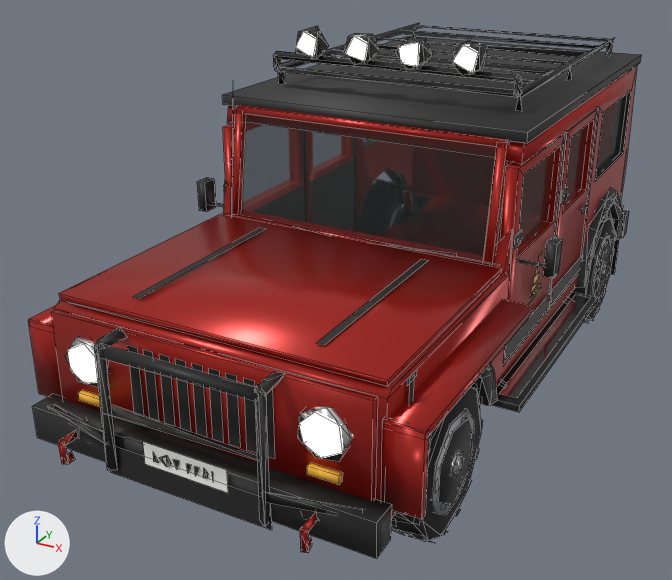
What one commit did to the FBX model Art_Source/Jeep/Car_Model_LOD2.fbx.
Before and after are seen from a 50 mm lens placed at (2.26, -4.98, 2.98), pointed at (-0.28, -0.36, 0.67). Every picture has the same lights, and +X, +Y and +Z are marked at lower left. The picture after the commit comes second. Mesh edges are drawn as thin lines. Where no turn or scale is listed for an object, it has been applied to the vertices.

Names of what the first picture shows: 'SM_Jeep_LOD2'.
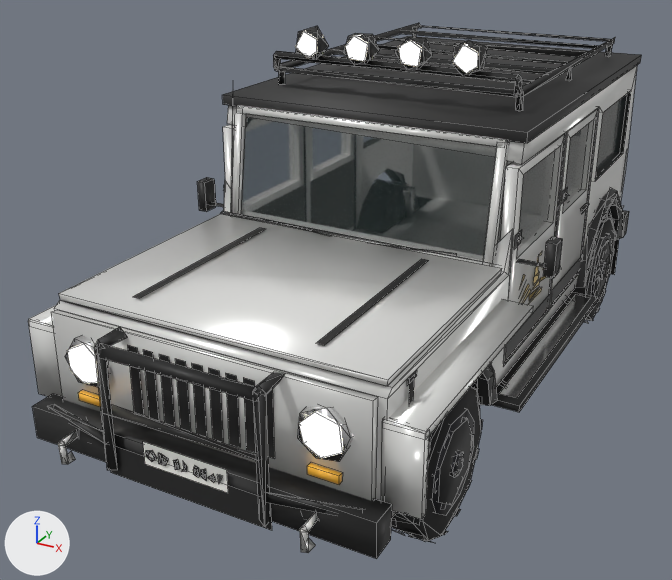
The change in detail:
Material 'MAT_Alloy' (mat_mat_alloy) changes colour from light grey #c4c5c8 to dark grey #353538; in linear values from (0.55, 0.56, 0.58) to (0.035, 0.035, 0.04).
Material 'MAT_Paint_Body' (mat_mat_paint_body) is new.
Its base color is (0.82, 0.82, 0.8) (white #eaeae7).
Its metallic is 0.3.
Its roughness is 0.25.
me_sm_jeep_lod2_001 is used by ob_sm_jeep_lod2; location (0.0, 0.0, 0.0).
me_sm_jeep_lod2_001 had 3015 vertices, 2075 faces and spanned x -1.12..1.12, y -2.36..2.39, z 0.0..2.22.
me_sm_jeep_lod2_001 now has 3282 vertices, 2491 faces and spans x -1.12..1.12, y -2.36..2.41, z 0.0..2.22.
me_sm_jeep_lod2_001 part 1: the loose piece of 3 vertices spanning x 0.91, y -0.27..-0.07, z 0.81..0.85 is rebuilt with 3 vertices and now spans x 0.91, y -0.27..-0.07, z 0.81..0.85.
me_sm_jeep_lod2_001 part 2: the loose piece of 3 vertices spanning x -0.06..-0.02, y -2.27, z 0.57..0.63 is rebuilt with 10 vertices and now spans x -0.06..-0.02, y -2.27, z 0.57..0.63.
me_sm_jeep_lod2_001 part 3: the loose piece of 3 vertices spanning x -0.87..0.87, y -0.71..-0.69, z 1.18 is rebuilt with 3 vertices and now spans x -0.87..0.87, y -0.71..-0.69, z 1.18.
me_sm_jeep_lod2_001 part 4: 9 vertices moved from x -0.67..0.82, y -2.27..2.17, z 0.1..0.63 to x -0.68..0.82, y -2.27..2.17, z 0.08..0.63; 127 vertices removed from x -0.93..0.95, y -2.34..2.36, z 0.08..2.2; 388 vertices added at x -0.94..0.95, y -2.34..2.41, z 0.08..2.2.
me_sm_jeep_lod2_001 part 5: 183 faces spanning x -1.07..1.07, y -2.36..2.05, z 0.44..1.8 switch from mat_mat_paint_red (red #ad241d) to mat_mat_paint_body (white #eaeae7).
Other edits to the shape of me_sm_jeep_lod2_001 do not show in these pictures.

Changed parts and their boxes (x1, y1, x2, y2) in the pictures (672 x 580 px):
'SM_Jeep_LOD2', recoloured, reshaped: (28, 23, 641, 559) in both
part 1 of me_sm_jeep_lod2_001, rebuilt (7% taller): before (531, 283, 541, 296); after (529, 287, 539, 301)
part 2 of me_sm_jeep_lod2_001, rebuilt: before (173, 459, 179, 470); after (173, 460, 180, 470)
part 3 of me_sm_jeep_lod2_001, rebuilt: before (239, 215, 501, 266); after (221, 211, 492, 264)
part 4 of me_sm_jeep_lod2_001, built on: (58, 31, 637, 553) in both
part 5 of me_sm_jeep_lod2_001, recoloured: (28, 69, 637, 553) in both
